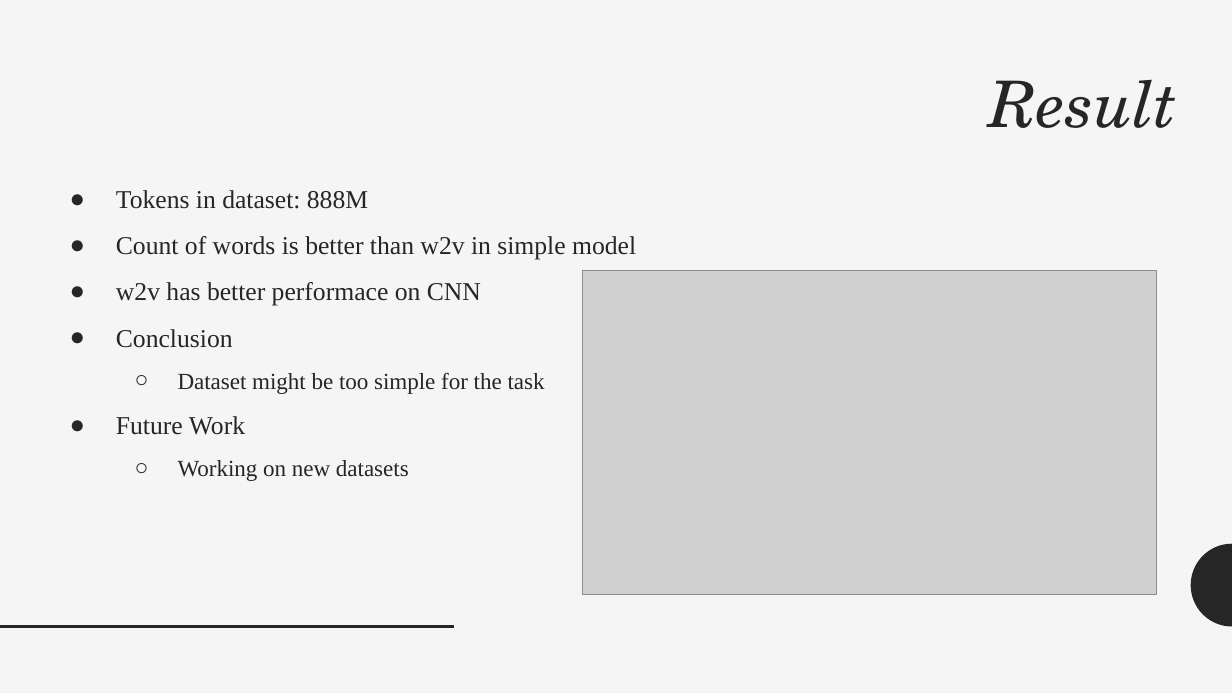
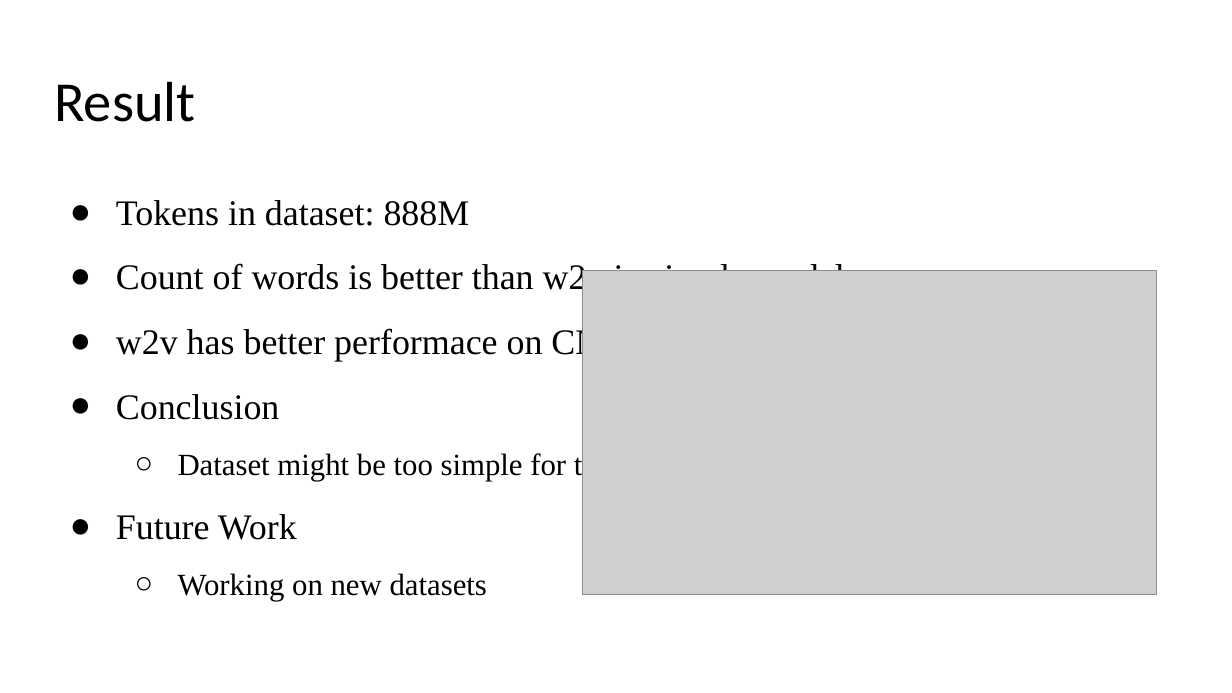
Before and after one commit to wayne1199111810/sentence_classification_for_news_titles, a slide deck: slide 7 of report/29.Sentence_Classification_For_News.pptx (slide 4 before the commit). Drawn at 1232x693 pixels with LibreOffice and Linux fonts; fonts in the diff are those of the drawing; grey boxes stand for pictures. Boxes give left, top, right and bottom in pixels: in the first picture for what was removed or moved away, otherwise in the second. Text is boxed around its words. In the diff, an @@ line names an element or a change of style, - is before the commit and + after.

```diff
--- a/report/29.Sentence_Classification_For_News.pptx
+++ b/report/29.Sentence_Classification_For_News.pptx
@@ background #F5F5F5 to #FFFFFF @@
@@ title "Result" at <box>54,81,195,122</box>: size 37.5 to 33 pt, font TeX Gyre Schola to Calibri, text colour #262626 to #000000, italic off; alignment right to left @@
@@ text "Tokens in dataset: 888M" at <box>116,200,845,601</box>: size 15 to 21 pt in "Tokens in dataset: 888M", "Count of words is better than w2v ...", "w2v has better performace on CNN", "Conclusion" and 1 more places; text colour #262626 to #000000; size 13.5 to 18 pt in "Dataset might be too simple for the ...", "Working on new datasets" @@
@@ freeform shape removed at <box>1191,543,1232,626</box> @@
@@ line removed from (0, 627) to (455, 627) @@
```
Also in this commit, not shown: 3 other slides changed, 3 slides added, 39 other files.
